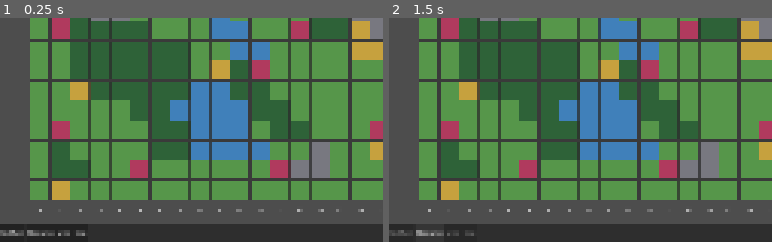
Above: before the commit, frames 1-2 (left to right).
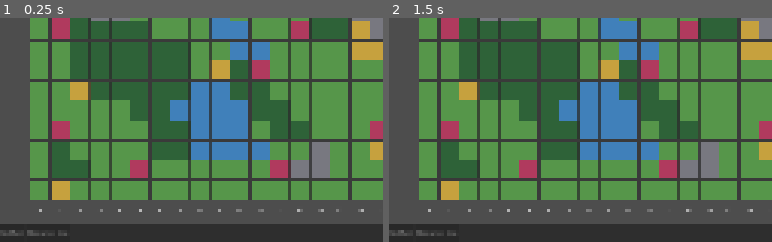
Above: after the commit, the same moments.

Repository: maaicle/conjurer-game
Game: Godot game, scene res://scenes/Sandbox.tscn
Two runs of this game, one before a commit and one after it. Both use one fixed random seed, a clock stepped at 60 frames per second and the inputs below.
Inputs (mouse positions are % of the whole screen's width and height, from its top left):
- Up to frame 1 (0.25 s): no input
- Up to frame 2 (1.5 s): click (2, 98) at 0.5 s, where only the run before the commit has a clickable "End Turn"; click (5, 98) at 1.25 s, where only the run before the commit has a clickable "Next Unit"
The pictures show only the part of the screen within x 0-50%, y 50-100%; the shares and areas given below are measured in that part.

The runs differ from the first frame. In frame 1, 0.2% of the frame differs, in the area x 0-23%, y 94-98%; in frame 2, 0.2%.

Commit message:
Auto move mode. Space to skip

Diff:
--- a/scenes/Sandbox.gd
+++ b/scenes/Sandbox.gd
@@ -47,6 +47,7 @@
 func _ready() -> void:
 	draw_grid_labels()
 	fit_camera_to_map()
+	update_toolbar()
 
 func draw_grid_labels() -> void:
 	var used_rect := ground_layer.get_used_rect()
@@ -105,6 +106,11 @@
 	return data.get_custom_data("passable")
 
 func _unhandled_input(event: InputEvent) -> void:
+	if event is InputEventKey and event.pressed and not event.echo and event.keycode == KEY_SPACE:
+		if not (in_spawn_mode or in_consume_mode or in_avatar_placement_mode):
+			_on_skip_button_pressed()
+		return
+
 	if not (event is InputEventMouseButton and event.pressed):
 		return
 
@@ -113,8 +119,6 @@
 			exit_consume_mode(true)
 		elif in_spawn_mode:
 			exit_spawn_mode()
-		elif in_move_mode:
-			exit_move_mode()
 		elif in_avatar_placement_mode:
 			cancel_base_placement()
 		return
@@ -144,14 +148,11 @@
 			place_soldier(cell)
 		return
 
-	if in_move_mode:
-		if cell in reachable_cells:
-			perform_move(cell)
-		return
-
-	var clicked_unit := get_unit_at(cell)
-	if clicked_unit != null:
-		select_unit(clicked_unit)
+	if in_move_mode and cell in reachable_cells:
+		perform_move(cell)
+		return
+
+	try_select_unit_at(cell)
 
 #Base placement -----------------------------------------------------
 
@@ -249,28 +250,37 @@
 func select_unit(unit: Unit) -> void:
 	if selected_unit != null and is_instance_valid(selected_unit):
 		selected_unit.set_selected(false)
+	if in_move_mode:
+		exit_move_mode()
 	selected_unit = unit
 	selected_unit.set_selected(true)
 	print("Selected unit at ", unit.grid_position)
-	update_toolbar()
+	enter_move_mode()
+	update_toolbar()
+
+func try_select_unit_at(cell: Vector2i) -> bool:
+	var clicked_unit := get_unit_at(cell)
+	if clicked_unit != null:
+		select_unit(clicked_unit)
+		return true
+	return false
 
 #Toolbar Update------------------------------------------------------
 func update_toolbar() -> void:
-	var move_btn: Button = $UI/Toolbar/HBox/MoveButton
+
 	var skip_btn: Button = $UI/Toolbar/HBox/SkipButton
 	var end_turn_btn: Button = $UI/Toolbar/HBox/EndTurnButton
 	var next_unit_btn: Button = $UI/Toolbar/HBox/NextUnitButton
 
 	if selected_unit == null:
-		move_btn.disabled = true
 		skip_btn.disabled = true
 		end_turn_btn.disabled = true
+		next_unit_btn.disabled = true
 		clear_action_buttons()
 		return
 
-	var mode_active := in_move_mode or in_spawn_mode or in_consume_mode
+	var mode_active := in_spawn_mode or in_consume_mode or in_avatar_placement_mode
 	if mode_active:
-		move_btn.disabled = true
 		skip_btn.disabled = true
 		end_turn_btn.disabled = true
 		next_unit_btn.disabled = true
@@ -279,7 +289,6 @@
 				child.disabled = true
 		return
 
-	move_btn.disabled = not selected_unit.can_move()
 	skip_btn.disabled = selected_unit.turn_state != Unit.TurnState.READY
 	end_turn_btn.disabled = not all_units_finished()
 	next_unit_btn.disabled = all_units_finished()
@@ -299,14 +308,12 @@
 
 #Button functions-----------------------------------------------
 
-func _on_move_button_pressed() -> void:
-	enter_move_mode()
-
 func _on_skip_button_pressed() -> void:
 	if selected_unit == null:
 		return
 	selected_unit.skip()
 	print("Unit at ", selected_unit.grid_position, " is now waiting")
+	exit_move_mode()
 	update_toolbar()
 
 func _on_action_button_pressed(action_name: String) -> void:
@@ -340,19 +347,24 @@
 				continue
 			if not is_passable(neighbor):
 				continue
-			if neighbor == base_position:
-				continue
-			if get_unit_at(neighbor) != null:
-				continue
 			visited[neighbor] = current_cost + 1
 			frontier.append(neighbor)
-			reachable.append(neighbor)
+			if neighbor != base_position and get_unit_at(neighbor) == null:
+				reachable.append(neighbor)
 
 	return reachable
 
 func enter_move_mode() -> void:
+	in_move_mode = false
+	reachable_cells = []
+	for node in move_highlight_nodes:
+		node.queue_free()
+	move_highlight_nodes = []
+
 	if selected_unit == null or not selected_unit.can_move():
-		return
+		update_toolbar()
+		return
+
 	in_move_mode = true
 	reachable_cells = compute_reachable_tiles(selected_unit.grid_position, selected_unit.movement_range)
 	for cell in reachable_cells:
@@ -429,6 +441,8 @@
 
 func compute_resource_area(center: Vector2i, range_points: int) -> Array[Vector2i]:
 	var cells: Array[Vector2i] = []
+	if get_resource_at(center) != ResourceType.EMPTY:
+		cells.append(center)
 	for cell in compute_flood_area(center, range_points):
 		if get_resource_at(cell) != ResourceType.EMPTY:
 			cells.append(cell)
@@ -453,6 +467,8 @@
 		pending_soldier.queue_free()
 		pending_soldier = null
 		enter_spawn_mode()
+	else:
+		enter_move_mode()
 	update_toolbar()
 
 func consume_resource(cell: Vector2i) -> void:
@@ -461,8 +477,8 @@
 	ground_layer.set_cell(cell, 0, Vector2i(0, 0))
 	print("Soldier gained bonus from ", ResourceType.keys()[resource])
 	pending_soldier = null
+	selected_unit.use_action()
 	exit_consume_mode(false)
-	selected_unit.use_action()
 	update_toolbar()
 
 func apply_resource_bonus(soldier: Soldier, resource: ResourceType) -> void:
@@ -480,6 +496,7 @@
 
 #Spawn Mode---------------------------------------------------------------------
 func enter_spawn_mode() -> void:
+	exit_move_mode()
 	if selected_unit == null or not selected_unit.can_act():
 		return
 	in_spawn_mode = true
@@ -498,15 +515,19 @@
 	add_child(soldier)
 	pending_soldier = soldier
 
-	exit_spawn_mode()
+	clear_spawn_highlights()
 	enter_consume_mode()
 
-func exit_spawn_mode() -> void:
+func clear_spawn_highlights() -> void:
 	in_spawn_mode = false
 	spawn_valid_cells = []
 	for node in spawn_highlight_nodes:
 		node.queue_free()
 	spawn_highlight_nodes = []
+
+func exit_spawn_mode() -> void:
+	clear_spawn_highlights()
+	enter_move_mode()
 	update_toolbar()
 
 func create_highlight(cell: Vector2i, color: Color) -> Sprite2D:
--- a/scenes/Sandbox.tscn
+++ b/scenes/Sandbox.tscn
@@ -103,10 +103,6 @@
 layout_mode = 2
 text = "Next Unit"
 
-[node name="MoveButton" type="Button" parent="UI/Toolbar/HBox" unique_id=1950275072]
-layout_mode = 2
-text = "Move"
-
 [node name="SkipButton" type="Button" parent="UI/Toolbar/HBox" unique_id=150881883]
 layout_mode = 2
 text = "Skip"
@@ -119,5 +115,4 @@
 [connection signal="pressed" from="UI/SkipButton" to="." method="_on_skip_button_pressed"]
 [connection signal="pressed" from="UI/Toolbar/HBox/EndTurnButton" to="." method="_on_end_turn_button_pressed"]
 [connection signal="pressed" from="UI/Toolbar/HBox/NextUnitButton" to="." method="_on_next_unit_button_pressed"]
-[connection signal="pressed" from="UI/Toolbar/HBox/MoveButton" to="." method="_on_move_button_pressed"]
 [connection signal="pressed" from="UI/Toolbar/HBox/SkipButton" to="." method="_on_skip_button_pressed"]
